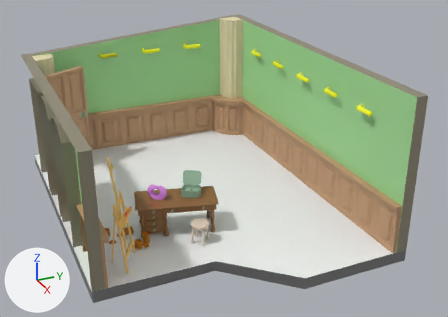
Before and after pictures for a commit that changed the FBX model Assets/Meshes/MA_Studio.fbx.
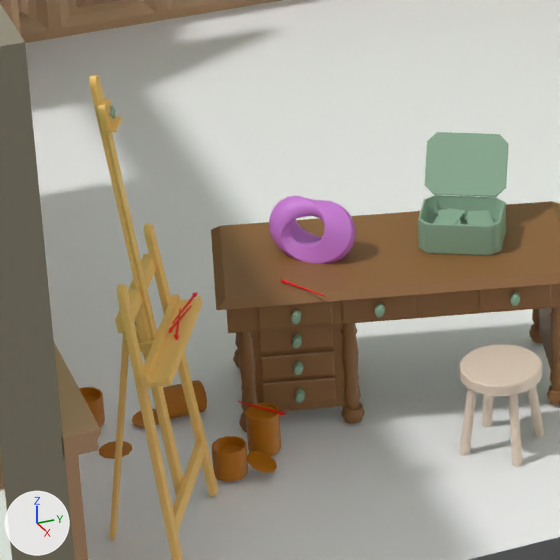
The first picture shows the older version from a camera (50 mm lens) standing at (11.79, -4.37, 6.44) and looking at (0.89, 0.54, 0.99). The close-ups show both versions on the part from 19% to 48% of the width and 44% to 84% of the height of that picture; other places that the commit changed are outside them. Arrows for +X, +Y and +Z are at lower left; the lights stay in place. Where no turn or scale is listed for an object, it has been applied to the vertices.

In view in the first close-up: 'pDesk', 'pFloor', 'pMobeus', 'pPaintBuckets', 'pPaintBuckets1', 'pRegister', 'pStaffli', 'pStool', 'pWallWood', 'pWalls'.
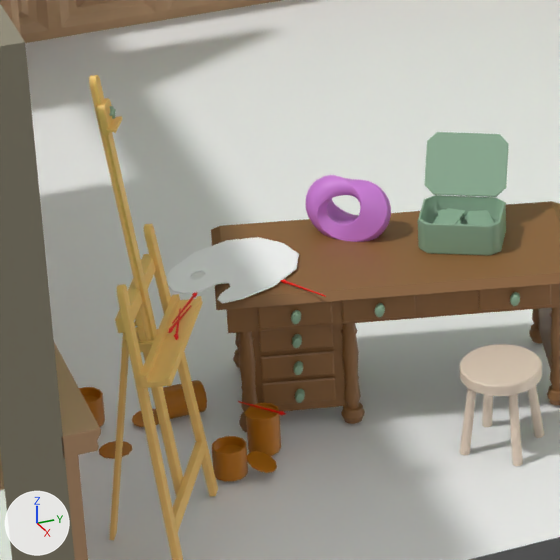
Diff of the bpy script that builds the scene:
```diff
--- a/Assets/Meshes/MA_Studio.fbx.py
+++ b/Assets/Meshes/MA_Studio.fbx.py
@@ mat_ma_paintpalette @@
+mat_ma_paintpalette = principled_material('MA_PaintPalette')
+mat_ma_paintpalette.base_color = (1.0, 1.0, 1.0)  # white #ffffff
@@ me_mesh_028 @@
+me_mesh_028.from_pydata(...)  # 88 vertices, 102 faces; spans x -0.269..0.272, y -0.303..0.306, z 0.022..0.033
+me_mesh_028.materials.append(mat_ma_paintpalette)  # white #ffffff
@@ ob_pmobeus @@
 ob_pmobeus = bpy.data.objects.new('pMobeus', me_mesh_006)
-ob_pmobeus.location = (1.464, -1.151, 0.662)
+ob_pmobeus.location = (1.336, -0.939, 0.662)
@@ ob_pcylinder1 @@
+ob_pcylinder1 = bpy.data.objects.new('pCylinder1', me_mesh_028)
+ob_pcylinder1.location = (1.492, -1.524, 0.692)
```

Changed parts and their boxes (x1, y1, x2, y2) in the close-ups (560 x 560 px):
'pMobeus', moved
    before: (269, 196, 356, 264)
    after: (306, 175, 391, 242)
'pCylinder1', added
    after: (167, 237, 299, 304)
